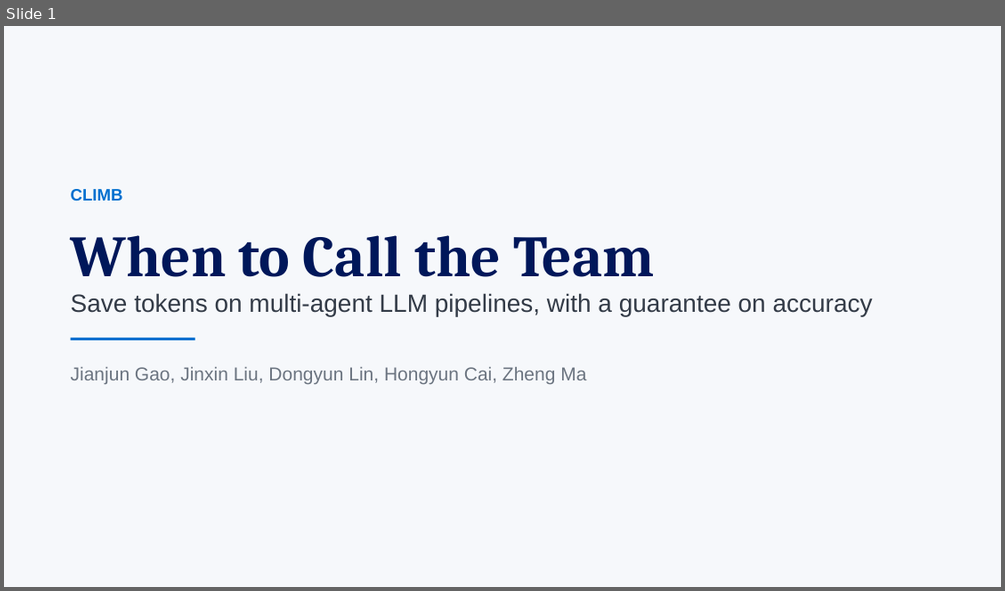
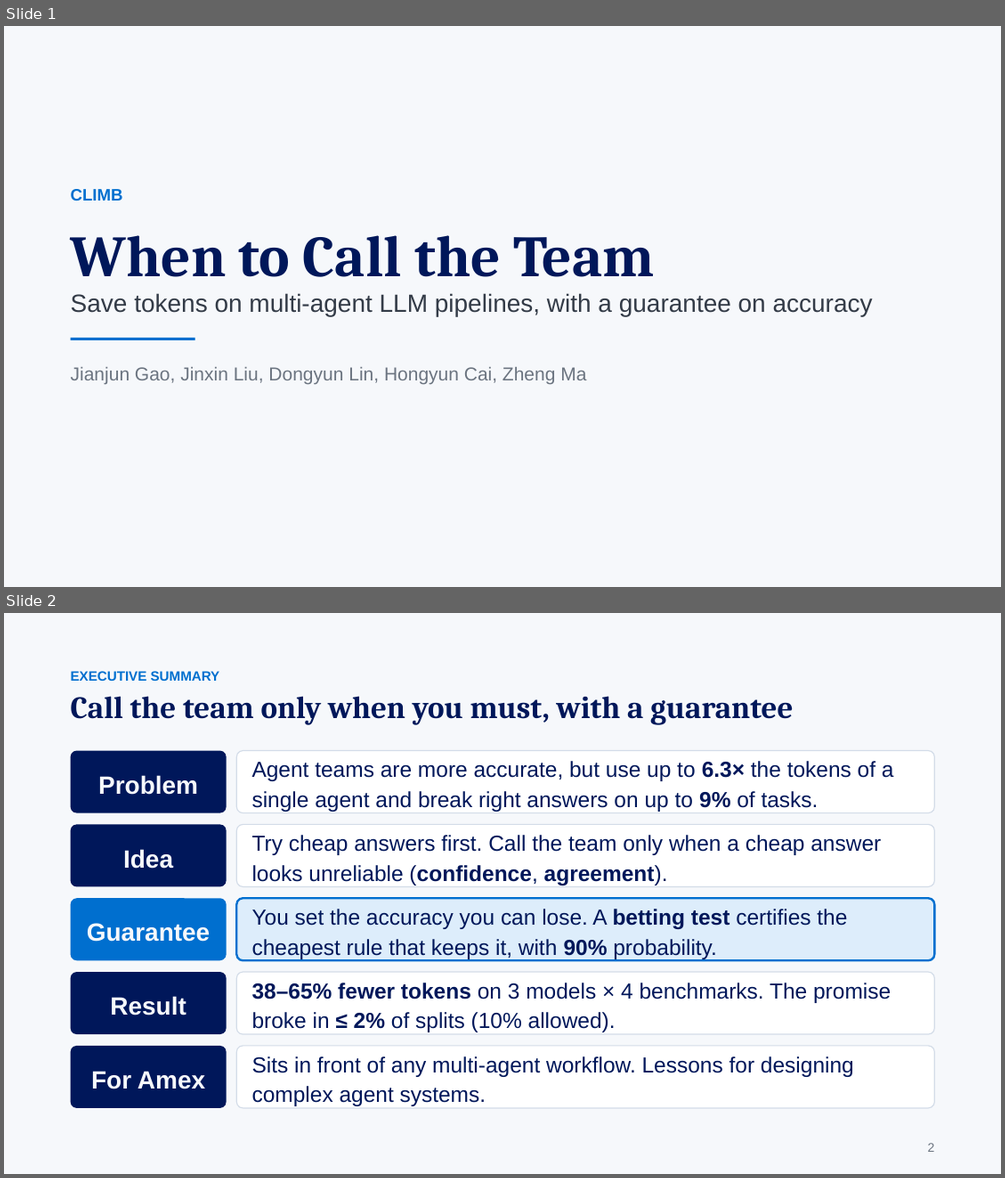
Before and after one commit to gaoj21/tokenbank, a slide deck: slides/CLIMB_talk.pptx. Shown one above the other, each under a label of ours: slide 1 before the commit, slides 1 and 2 after it. The pictures are 1005x591 and 1005x1178 pixels, drawn with LibreOffice and Linux fonts; fonts in the diff are those of the drawing. Boxes give left, top, right and bottom in pixels: in the first picture for what was removed or moved away, otherwise in the second. Text is boxed around its words. In the diff, an @@ line names an element or a change of style, - is before the commit and + after.

```diff
--- a/slides/CLIMB_talk.pptx
+++ b/slides/CLIMB_talk.pptx
@@ slide 2 added at (x1=4, y1=613, x2=1001, y2=1174), background #F6F8FB @@
@@ text added at (x1=71, y1=671, x2=220, y2=681), 13 pt, text #006FCF, bold @@
+EXECUTIVE SUMMARY
@@ text added at (x1=71, y1=696, x2=793, y2=725), 30 pt, text #00175A, bold @@
+Call the team only when you must, with a guarantee
@@ rounded rectangle added at (x1=71, y1=751, x2=226, y2=812), fill #00175A, 24 pt, text #F6F8FB, bold @@
+Problem
@@ rounded rectangle added at (x1=236, y1=751, x2=934, y2=812), fill #FFFFFF, outline #D3DCE8 1 pt, 21 pt, text #00175A @@
+Agent teams are more accurate, but use up to 6.3× the tokens of a single agent and break right answers on up to 9% of tasks.
@@ rounded rectangle added at (x1=71, y1=825, x2=226, y2=887), fill #00175A, 24 pt, text #F6F8FB, bold @@
+Idea
@@ rounded rectangle added at (x1=236, y1=825, x2=934, y2=887), fill #FFFFFF, outline #D3DCE8 1 pt, 21 pt, text #00175A @@
+Try cheap answers first. Call the team only when a cheap answer looks unreliable (confidence, agreement).
@@ rounded rectangle added at (x1=71, y1=898, x2=226, y2=960), fill #006FCF, 24 pt, text #F6F8FB, bold @@
+Guarantee
@@ rounded rectangle added at (x1=236, y1=898, x2=934, y2=960), fill #DDEDFB, outline #006FCF 2 pt, 21 pt, text #00175A @@
+You set the accuracy you can lose. A betting test certifies the cheapest rule that keeps it, with 90% probability.
@@ rounded rectangle added at (x1=71, y1=972, x2=226, y2=1034), fill #00175A, 24 pt, text #F6F8FB, bold @@
+Result
@@ rounded rectangle added at (x1=236, y1=972, x2=934, y2=1034), fill #FFFFFF, outline #D3DCE8 1 pt, 21 pt, text #00175A @@
+38–65% fewer tokens on 3 models × 4 benchmarks. The promise broke in ≤ 2% of splits (10% allowed).
@@ rounded rectangle added at (x1=71, y1=1046, x2=226, y2=1107), fill #00175A, 24 pt, text #F6F8FB, bold @@
+For Amex
@@ rounded rectangle added at (x1=236, y1=1046, x2=934, y2=1107), fill #FFFFFF, outline #D3DCE8 1 pt, 21 pt, text #00175A @@
+Sits in front of any multi-agent workflow. Lessons for designing complex agent systems.
@@ text added at (x1=928, y1=1143, x2=935, y2=1151), 12 pt, text #6B7480 @@
+2
```
Also in this commit, not shown: 19 slides changed, 5 other slides added, 1 slide removed, 3 other files.
